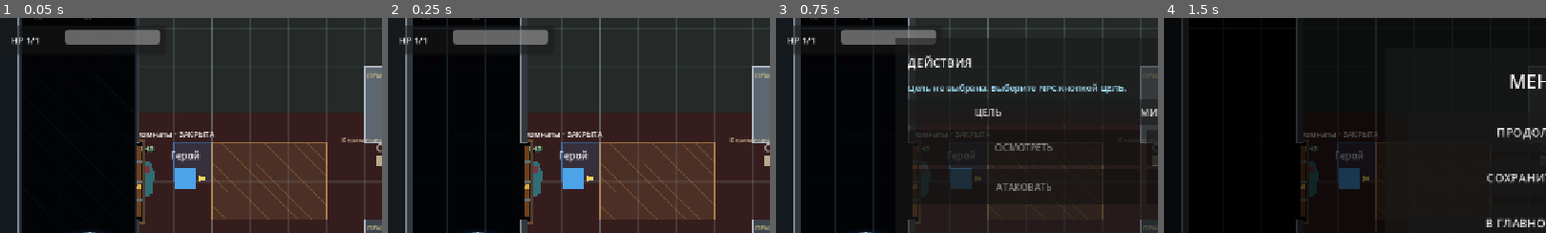
Above: before the commit, frames 1-4 (left to right).
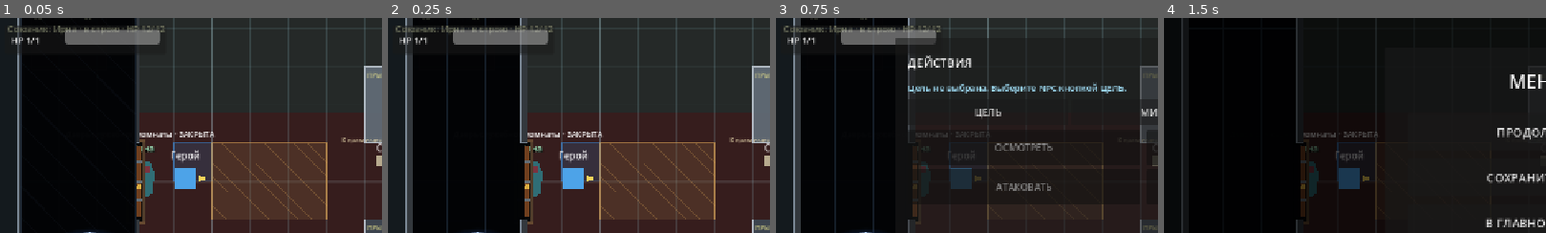
Above: after the commit, the same moments.

Repository: eretenkodaniil16-rgb/rpg-project
Game: Godot game, scene res://scenes/game/game.tscn
Two runs of this game, one before a commit and one after it. Both use one fixed random seed, a clock stepped at 60 frames per second and the inputs below. This scene is started directly instead of the project's main scene.
Inputs:
- Up to frame 1 (0.05 s): no input
- Up to frame 2 (0.25 s): no input
- Up to frame 3 (0.75 s): click "ДЕЙСТВИЯ" at 0.5 s
- Up to frame 4 (1.5 s): click "МЕНЮ" at 1.25 s
The pictures show only the part of the screen within x 1-51%, y 13-63%; the shares and areas given below are measured in that part.

The runs differ from the first frame. In frame 1, 0.6% of the frame differs, in the area x 2-44%, y 3-8%; in frame 2, 0.6%; in frame 3, 0.6%; in frame 4, nothing differs.

Commit message:
feat: добавить спасброски и стабилизацию Ирны

Diff:
--- a/scripts/game/game_controllable_ally_runtime.gd
+++ b/scripts/game/game_controllable_ally_runtime.gd
@@ -1,13 +1,22 @@
 extends "res://scripts/game/game_item_use_runtime.gd"
 
 const CONTROLLABLE_ALLY_SCENE: PackedScene = preload("res://scenes/game/controllable_ally.tscn")
+const ALLY_CHARACTER_ID: String = "companion_irna_guard_01"
+const ALLY_STABILIZE_ACTION_ID: String = "stabilize_controllable_ally"
+const ALLY_INTERACTION_DISTANCE_FEET: int = 5
+const RESTORE_DELAY_FRAMES: int = 12
 
 var _controllable_ally: Node = null
+var _ally_death_save_running: bool = false
+var _ally_restore_complete: bool = false
 
 
 func _ready() -> void:
 	super._ready()
 	_ensure_controllable_ally()
+	add_to_group("world_state_serializers")
+	call_deferred("_restore_controllable_ally_after_scene_ready")
+	_update_status()
 
 
 func _ensure_controllable_ally() -> void:
@@ -27,21 +36,278 @@
 
 
 func _start_turn_based_combat(trigger_target: Node) -> void:
-	if is_instance_valid(_controllable_ally) and _controllable_ally.has_method("is_combat_active") and bool(_controllable_ally.call("is_combat_active")):
+	if _ally_is_combat_active():
 		_turn_system.set_pending_player_controlled_actors([_controllable_ally])
 	else:
 		_turn_system.clear_pending_player_controlled_actors()
 	super._start_turn_based_combat(trigger_target)
 	_turn_system.clear_pending_player_controlled_actors()
-	if _turn_system.active and is_instance_valid(_controllable_ally) and _controllable_ally.has_method("set_turn_based_mode"):
-		_controllable_ally.call("set_turn_based_mode", true)
+	if _turn_system.active:
+		_call_ally("set_turn_based_mode", [true])
 
 
 func _stop_turn_based_combat(message: String) -> void:
 	super._stop_turn_based_combat(message)
-	if is_instance_valid(_controllable_ally) and _controllable_ally.has_method("set_turn_based_mode"):
-		_controllable_ally.call("set_turn_based_mode", false)
+	_call_ally("set_turn_based_mode", [false])
+
+
+func _state_for(actor: Node) -> CombatantState:
+	if actor == _controllable_ally and is_instance_valid(_controllable_ally):
+		return _controllable_ally.call("get_combatant_state") as CombatantState
+	return super._state_for(actor)
+
+
+func _begin_current_turn() -> void:
+	if not _turn_system.active:
+		return
+	var actor: Node = _turn_system.current_actor()
+	if actor != _controllable_ally:
+		super._begin_current_turn()
+		return
+	var state: CombatantState = _ally_state()
+	if state == null:
+		call_deferred("_advance_combat_turn")
+		return
+	state.tick_conditions("start_turn")
+	if _ally_current_health() <= 0:
+		_resolve_ally_zero_hp_turn()
+		return
+	if not _srd_rules.can_take_action(state):
+		show_combat_message("Ирна пропускает ход из-за состояния: %s." % _srd_rules.format_conditions(state), false)
+		call_deferred("_advance_combat_turn")
+		return
+	_begin_controllable_ally_turn()
+
+
+func _begin_controllable_ally_turn() -> void:
+	if not _turn_system.is_actor_turn(_controllable_ally):
+		return
+	_set_all_turn_markers(false)
+	_call_ally("set_turn_active", [true])
+	_refresh_turn_interface()
+	_update_combat_controls()
+	show_combat_message("Ход Ирны: доступны перемещение, атака и завершение хода.", true)
+
+
+func _resolve_ally_zero_hp_turn(roll_override: int = -1) -> Dictionary:
+	if _ally_death_save_running or not is_instance_valid(_controllable_ally):
+		return {"resolved": false}
+	_ally_death_save_running = true
+	var state: CombatantState = _ally_state()
+	if state == null:
+		_ally_death_save_running = false
+		return {"resolved": false}
+	if state.dead:
+		_call_ally("mark_dead")
+		_ally_death_save_running = false
+		call_deferred("_advance_combat_turn")
+		return {"resolved": false, "dead": true}
+	if state.stable:
+		show_combat_message("Ирна стабильна, но остаётся без сознания.", true)
+		_ally_death_save_running = false
+		call_deferred("_advance_combat_turn")
+		return {"resolved": false, "stable": true}
+	var result: Dictionary = _srd_rules.resolve_death_save(state, roll_override)
+	if bool(result.get("regained_hit_point", false)):
+		_call_ally("recover_to_one_hit_point")
+		show_combat_message("Натуральная 20: Ирна приходит в сознание с 1 HP.", true)
+		_ally_death_save_running = false
+		_update_status()
+		return result
+	if bool(result.get("dead", false)):
+		_call_ally("mark_dead")
+	show_combat_message(
+		"Спасбросок смерти Ирны: %d · успехи %d/3 · провалы %d/3." % [
+			int(result.get("natural", 0)),
+			int(result.get("successes", 0)),
+			int(result.get("failures", 0))
+		],
+		not bool(result.get("dead", false))
+	)
+	_ally_death_save_running = false
+	_update_status()
+	call_deferred("_advance_combat_turn")
+	return result
+
+
+func _build_catalog_entries() -> Dictionary:
+	var entries: Dictionary = super._build_catalog_entries()
+	_append_controllable_ally_stabilization(entries)
+	return entries
+
+
+func _append_controllable_ally_stabilization(entries: Dictionary) -> void:
+	if not is_instance_valid(_controllable_ally):
+		return
+	if GameState.get_item_count(HEALERS_KIT_ID) <= 0:
+		return
+	if not _controllable_ally.has_method("can_be_stabilized_with_healers_kit"):
+		return
+	if not bool(_controllable_ally.call("can_be_stabilized_with_healers_kit")):
+		return
+	var definition: Dictionary = GameState.get_item_definition(HEALERS_KIT_ID)
+	var reachable: bool = _ally_distance_from_player() <= ALLY_INTERACTION_DISTANCE_FEET
+	var player_can_use: bool = (
+		not _turn_system.active
+		or (
+			_turn_system.is_player_turn(player)
+			and _turn_system.action_available
+			and not _enemy_turn_running
+		)
+	)
+	var action_entries: Array = entries.get("action", []) as Array
+	action_entries.append(_entry(
+		ALLY_STABILIZE_ACTION_ID,
+		_item_use_system.build_action_label(definition, _ally_name()),
+		reachable and player_can_use,
+		"Стабилизировать Ирну набором лекаря. HP не восстанавливаются.",
+		"item"
+	))
+	entries["action"] = action_entries
+
+
+func _on_feedback_catalog_action_requested(action_id: String) -> void:
+	if action_id == ALLY_STABILIZE_ACTION_ID:
+		_stabilize_controllable_ally()
+		_refresh_action_catalog()
+		return
+	super._on_feedback_catalog_action_requested(action_id)
+
+
+func _stabilize_controllable_ally() -> Dictionary:
+	if not is_instance_valid(_controllable_ally):
+		return {"success": false, "message": "Союзник недоступен."}
+	if _ally_distance_from_player() > ALLY_INTERACTION_DISTANCE_FEET:
+		var distant: Dictionary = {
+			"success": false,
+			"message": "Чтобы стабилизировать Ирну, нужно стоять в соседней клетке."
+		}
+		show_combat_message(str(distant.get("message", "")), false)
+		return distant
+	var result: Dictionary = _execute_item_use(HEALERS_KIT_ID, _controllable_ally, {})
+	show_combat_message(
+		str(result.get("message", "Набор лекаря использован.")),
+		bool(result.get("success", false))
+	)
+	_update_status()
+	_refresh_turn_interface()
+	return result
+
+
+func _refresh_turn_interface() -> void:
+	if _turn_ui == null:
+		return
+	var controlled_actor: Node = player
+	if _turn_system.active and _turn_system.is_player_controlled_turn():
+		controlled_actor = _turn_system.current_actor()
+	_turn_ui.refresh(_turn_system, controlled_actor, _any_overlay_visible(), _enemy_turn_running)
+
+
+func _set_all_turn_markers(value: bool) -> void:
+	super._set_all_turn_markers(value)
+	_call_ally("set_turn_active", [value])
+
+
+func _update_status() -> void:
+	super._update_status()
+	if status_label == null or not is_instance_valid(_controllable_ally):
+		return
+	var state: CombatantState = _ally_state()
+	var state_label: String = "в строю"
+	if state != null and state.dead:
+		state_label = "погибла"
+	elif _ally_current_health() <= 0 and state != null and state.stable:
+		state_label = "стабильна"
+	elif _ally_current_health() <= 0:
+		state_label = "умирает"
+	status_label.text += "\nСоюзник: Ирна · %s · HP %d/%d" % [
+		state_label,
+		_ally_current_health(),
+		_ally_maximum_health()
+	]
+
+
+func can_capture_stable_world_state() -> bool:
+	return (
+		not _turn_system.active
+		and not _attack_in_progress
+		and not _enemy_turn_running
+		and _ally_restore_complete
+	)
+
+
+func prepare_world_state_for_save() -> void:
+	pass
+
+
+func capture_world_state_for_save() -> Dictionary:
+	if not is_instance_valid(_controllable_ally) or not _controllable_ally.has_method("capture_world_state"):
+		return {}
+	return {
+		"revision": 1,
+		"location_id": "guard_post",
+		"entities": {
+			ALLY_CHARACTER_ID: _controllable_ally.call("capture_world_state") as Dictionary
+		}
+	}
+
+
+func _restore_controllable_ally_after_scene_ready() -> void:
+	for _frame: int in range(RESTORE_DELAY_FRAMES):
+		await get_tree().process_frame
+	if not is_instance_valid(_controllable_ally):
+		_ally_restore_complete = true
+		return
+	var stored: Dictionary = GameState.get_world_entity_state(ALLY_CHARACTER_ID)
+	if not stored.is_empty() and _controllable_ally.has_method("restore_world_state"):
+		_controllable_ally.call("restore_world_state", stored)
+	_ally_restore_complete = true
+	_update_status()
 
 
 func get_controllable_ally_for_testing() -> Node:
 	return _controllable_ally
+
+
+func resolve_controllable_ally_death_save_for_testing(natural: int) -> Dictionary:
+	return _resolve_ally_zero_hp_turn(natural)
+
+
+func _ally_is_combat_active() -> bool:
+	return (
+		is_instance_valid(_controllable_ally)
+		and (
+			not _controllable_ally.has_method("is_combat_active")
+			or bool(_controllable_ally.call("is_combat_active"))
+		)
+	)
+
+
+func _ally_state() -> CombatantState:
+	if not is_instance_valid(_controllable_ally) or not _controllable_ally.has_method("get_combatant_state"):
+		return null
+	return _controllable_ally.call("get_combatant_state") as CombatantState
+
+
+func _ally_current_health() -> int:
+	return int(_controllable_ally.call("get_current_health")) if is_instance_valid(_controllable_ally) and _controllable_ally.has_method("get_current_health") else 0
+
+
+func _ally_maximum_health() -> int:
+	return int(_controllable_ally.call("get_maximum_health")) if is_instance_valid(_controllable_ally) and _controllable_ally.has_method("get_maximum_health") else 1
+
+
+func _ally_name() -> String:
+	return str(_controllable_ally.call("get_combat_name")) if is_instance_valid(_controllable_ally) and _controllable_ally.has_method("get_combat_name") else "Ирна"
+
+
+func _ally_distance_from_player() -> int:
+	if not is_instance_valid(_controllable_ally) or not _controllable_ally is Node2D or not is_instance_valid(player):
+		return 9999
+	return DistanceSystem.distance_feet(player.global_position, (_controllable_ally as Node2D).global_position)
+
+
+func _call_ally(method_name: String, arguments: Array = []) -> Variant:
+	if not is_instance_valid(_controllable_ally) or not _controllable_ally.has_method(method_name):
+		return null
+	return _controllable_ally.callv(method_name, arguments)
